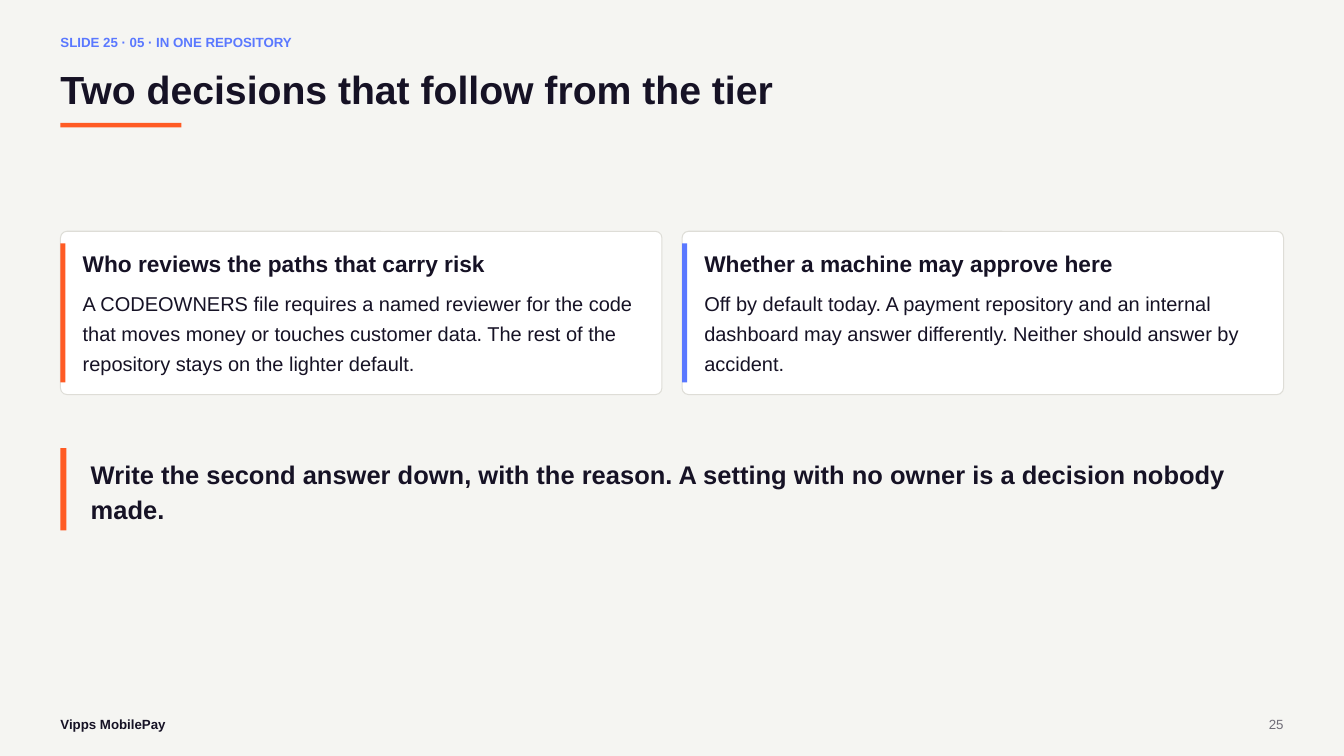
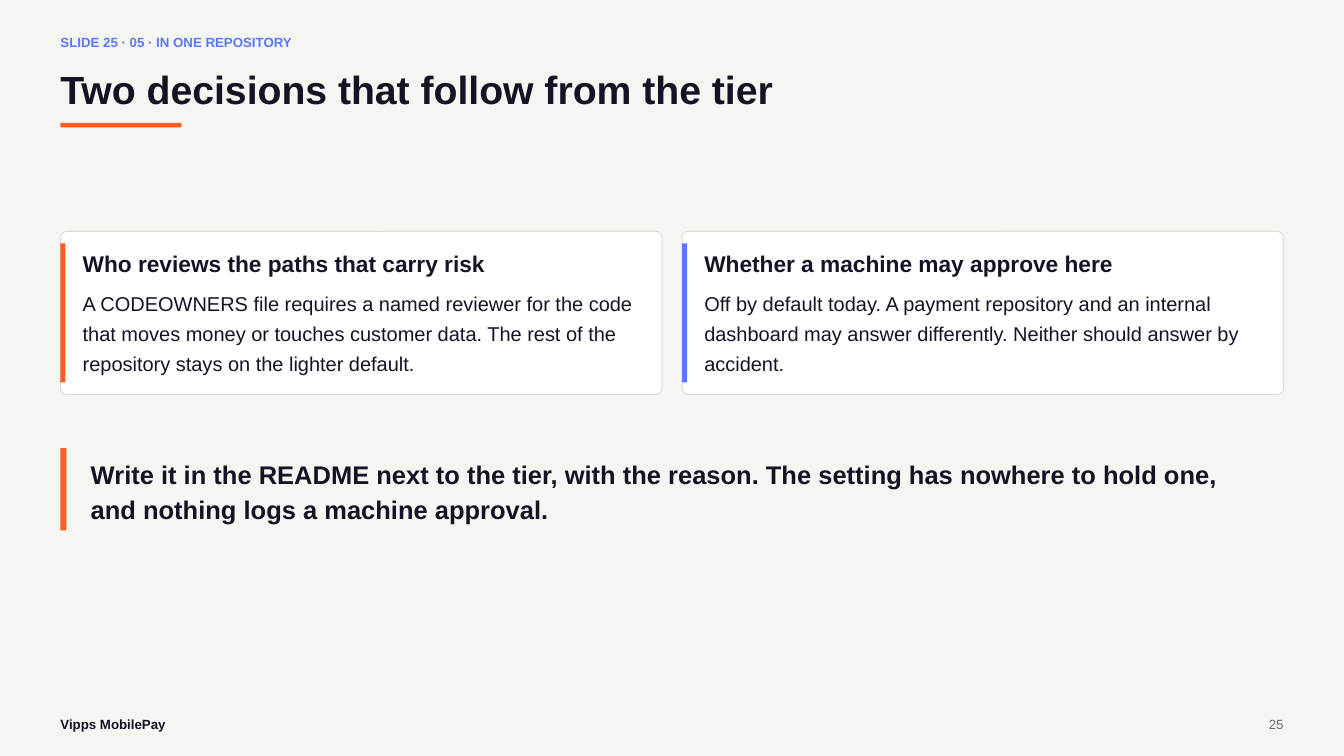
Before and after one commit to svenmalvik/buildtounderstand.org, a slide deck: slide 25 of presentations/what-is-the-second-pair-of-eyes-for-vippsmobilepay.pptx. Drawn at 1344x756 pixels with LibreOffice and Linux fonts; fonts in the diff are those of the drawing. Boxes give left, top, right and bottom in pixels: in the first picture for what was removed or moved away, otherwise in the second. Text is boxed around its words. In the diff, an @@ line names an element or a change of style, - is before the commit and + after.

```diff
--- a/presentations/what-is-the-second-pair-of-eyes-for-vippsmobilepay.pptx
+++ b/presentations/what-is-the-second-pair-of-eyes-for-vippsmobilepay.pptx
@@ text at box(91, 465, 1216, 524): text changed @@
-Write the second answer down, with the reason. A setting with no owner is a decision nobody made.
+Write it in the README next to the tier, with the reason. The setting has nowhere to hold one, and nothing logs a machine approval.
```
Also in this commit, not shown: 2 other slides changed, 4 other files.
